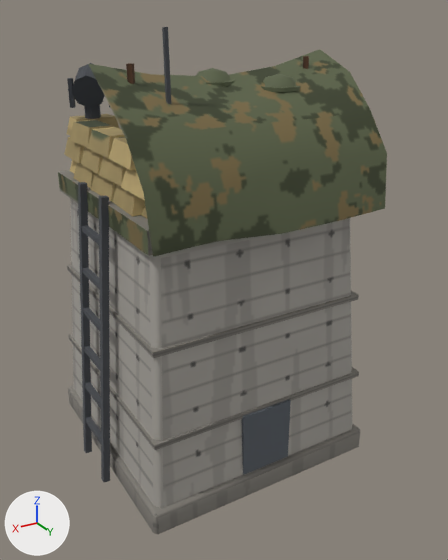
The glTF model game/assets/models/tower_l5.glb: old version first, new version second.
Before and after are seen from a 50 mm lens placed at (0.432, 0.778, 0.654), pointed at (-0.028, 0.011, 0.271). Every picture has the same lights, and +X, +Y and +Z are marked at lower left. The first picture is the older version. Vertices at exactly the same position are counted once.

The older version as bpy lines, for what is in view:
```python
me_cube = bpy.data.meshes.new('Cube')
me_cube.from_pydata(...)  # 972 vertices, 1520 faces; spans x -0.185..0.205, y -0.275..0.204, z 0.0..0.64
# faces by material slot: [1492, 28]
me_cube.materials.append(mat_baked)  # picture img_bake
me_cube.materials.append(mat_glow_searchlight)  # beige #fff1c8, glowing beige #fff1c8
# before: 916 (-0.13, 0.055, 0.6) at pixel (303, 56), 918 (-0.135, 0.06, 0.6) at pixel (309, 56), 920 (-0.13, 0.065, 0.6) at pixel (308, 56), 922 (-0.125, 0.06, 0.6) at pixel (303, 56), 924 (0.13, 0.055, 0.6) at pixel (128, 63)
# before: 926 (0.125, 0.06, 0.6) at pixel (134, 63), 928 (0.13, 0.065, 0.6) at pixel (131, 63), 930 (0.135, 0.06, 0.6) at pixel (126, 63), 931 (-0.177, 0.031, 0.607) at pixel (319, 49), 932 (-0.095, 0.035, 0.587) at pixel (274, 65)
# before: 933 (-0.005, 0.035, 0.577), 934 (0.089, 0.03, 0.584) at pixel (151, 74), 935 (0.174, 0.039, 0.6) at pixel (87, 63), 936 (-0.178, 0.097, 0.58) at pixel (349, 71), 937 (-0.089, 0.094, 0.565)
# before: 938 (-0.005, 0.099, 0.55) at pixel (244, 103), 939 (0.086, 0.09, 0.557) at pixel (176, 102), 940 (0.179, 0.091, 0.576) at pixel (101, 89), 941 (-0.173, 0.148, 0.536) at pixel (370, 110), 942 (-0.095, 0.145, 0.531) at pixel (322, 117)
# before: 943 (0.002, 0.149, 0.533) at pixel (261, 123), 944 (0.091, 0.149, 0.533) at pixel (196, 130), 945 (0.179, 0.152, 0.532) at pixel (125, 138), 946 (-0.174, 0.185, 0.485) at pixel (387, 153), 947 (-0.087, 0.182, 0.486) at pixel (334, 159)
# before: 948 (-0.005, 0.184, 0.483) at pixel (281, 169), 949 (0.086, 0.185, 0.474) at pixel (216, 186), 950 (0.177, 0.188, 0.481) at pixel (143, 192)
ob_tower_l5 = bpy.data.objects.new('tower_l5', me_cube)
ob_tower_l5.location = (0.0, 0.0, 0.0)
```
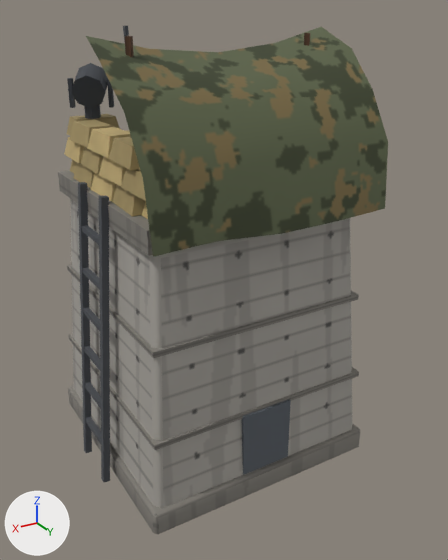
Location of each change, (x1, y1, x2, y2) in pixels of the pictures (448 x 560 px; the box of a moved part takes in the faces that stretch with it):
'tower_l5', reshaped
    before: (58, 27, 387, 534)
    after: (58, 26, 388, 534)
part 1 of me_cube, moved or reshaped
    before: (162, 27, 171, 104)
    after: (123, 26, 129, 42)
part 2 of me_cube, moved or reshaped
    before: (88, 49, 387, 257)
    after: (86, 27, 388, 257)
part 3 of me_cube, surface changed
    both: (58, 115, 387, 257)

Diff of the bpy script that builds the scene:
```diff
--- a/game/assets/models/tower_l5.glb.py
+++ b/game/assets/models/tower_l5.glb.py
@@ me_cube @@
 me_cube.from_pydata(...)  # 972 vertices, 1520 faces; spans x -0.185..0.205, y -0.275..0.204, z 0.0..0.64
 # used by ob_tower_l5; location = (0.0, 0.0, 0.0)
+# me_cube part 1: the loose piece of 8 vertices spanning x 0.093..0.102, y 0.088..0.097, z 0.465..0.64 is turned -90 degrees about the z axis through its middle, then moved by (0.003, -0.1, 0.0)
+# me_cube part 2
+for i in [916, 918, 920, 922, 924, 926, 928, *range(930, 941)]: me_cube.vertices[i].co += Vector((0.0, 0.0, 0.03))
+for i in [*range(946, 951)]: me_cube.vertices[i].co += Vector((0.0, 0.0, 0.015))
+for i in [*range(941, 946)]: me_cube.vertices[i].co += Vector((0.0, 0.0, 0.027))
+# me_cube part 3: 570 kept faces spanning x -0.174..0.177, y -0.182..0.204, z 0.07..0.542 get new texture (UV) coordinates
 me_cube.materials.append(mat_baked)
```
